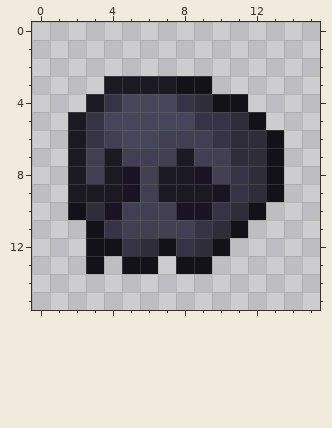
Pixel-art sprite, stored at RP/textures/items/skull_undead.png. This is how it looked before the edit.
The file is 16x16 pixels. Colours within 5 levels of each other are drawn and written as one.
The result:
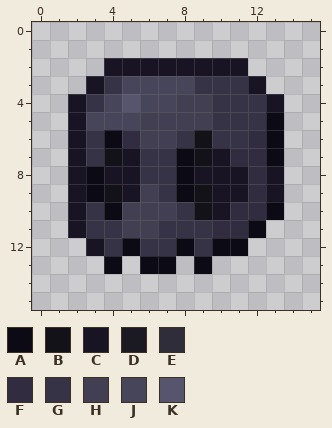
Palette (. is transparent): A #0c0a14  B #121218  C #181423  D #1b1a22  E #2e2d39  F #312c3f  G #373346  H #413f51  J #474559  K #57556d
What changed:
Changed rows in their new state; - is an unchanged pixel.
first column x 2:
 2 --CCCCCCCC--
 3 -CGJJJJGGGC-
 4 CGJK--HHGGGC
 5 CJ--HHHH-GGA
 6 C-AFH-GB-GFA
 7 CGBCGGABCFFA
 8 CAC-GGA-CCFC
 9 CAB--GAB-CFC
10 CGA---GBCFFA
11 CG---GG-FFA-
12 -CGAGGAGAA--
13 -.A.AA.A----
Pixel boxes of the changes (left, top, right, bottom) in both pictures:
changed: (68, 58, 284, 274)
